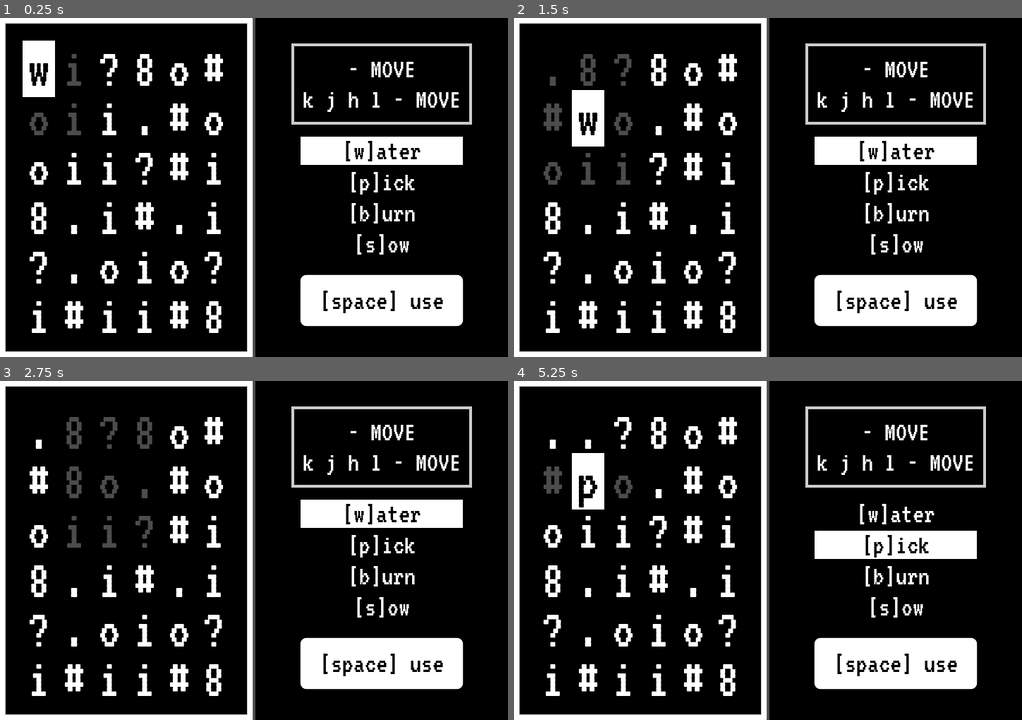
Above: before the commit, frames 1-4 (two rows, left to right).
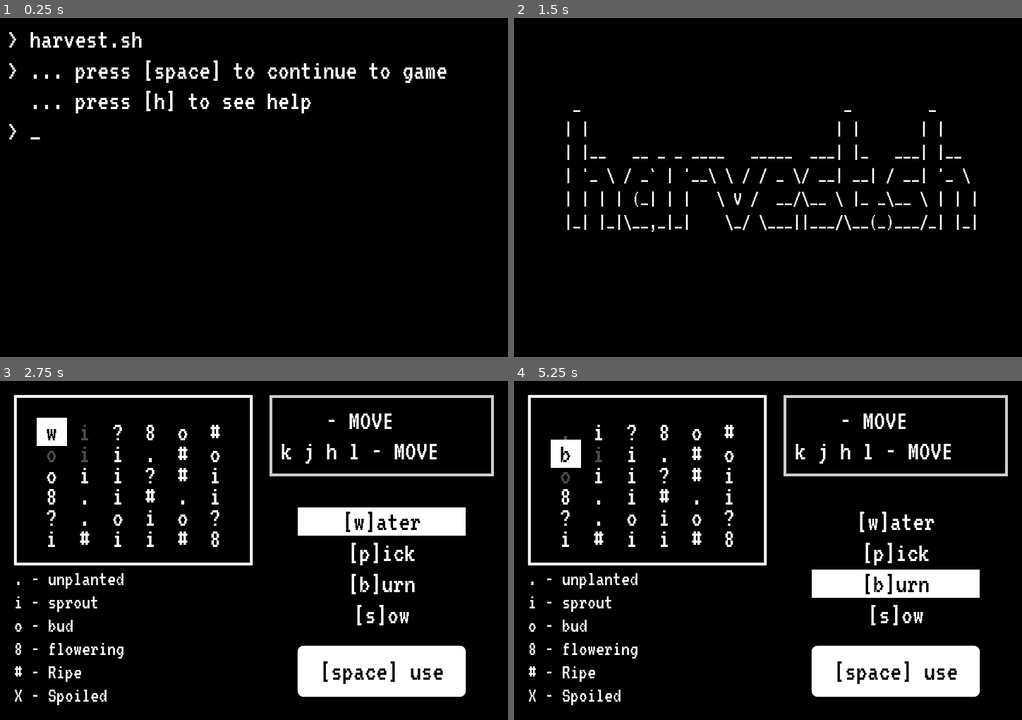
Above: after the commit, the same moments.

Repository: parkernalch/ld_52_harvest
Game: Godot game, scene res://title.tscn
Two runs of this game, one before a commit and one after it. Both use one fixed random seed, a clock stepped at 60 frames per second and the inputs below. Before the commit the project starts from res://world.tscn.
Inputs:
- Up to frame 1 (0.25 s): no input
- Up to frame 2 (1.5 s): tap Space (use_ability) at 0.5, 1.25 s; hold L (move_right) 0.53-1.28 s; hold B (select_burn, bound only after the commit) 0.53-1.28 s; tap P (select_pick, bound only after the commit) at 0.8, 1.35 s; hold J (move_down) from 1.28 s (still down)
- Up to frame 3 (2.75 s): tap S (select_sow, bound only after the commit) at 1.55 s; tap Enter at 2 s; release J (move_down) at 2.03 s; hold L (move_right) from 2.03 s (still down); hold S (select_sow, bound only after the commit) from 2.03 s (still down); tap W (select_water, bound only after the commit) at 2.3 s
- Up to frame 4 (5.25 s): release L (move_right) at 2.78 s; release S (select_sow, bound only after the commit) at 2.78 s; hold Up (move_up) 2.78-3.53 s; tap W (select_water, bound only after the commit) at 2.85 s; tap B (select_burn, bound only after the commit) at 3.05 s; hold Tab (toggle_ability) 3.53-4.28 s; hold H (move_left) 3.53-5.03 s; tap P (select_pick, bound only after the commit) at 3.8 s; tap Space (use_ability) at 4.35 s; tap S (select_sow, bound only after the commit) at 4.55 s; hold J (move_down) from 5.03 s (still down); hold B (select_burn, bound only after the commit) from 5.03 s (still down)

The runs differ from the first frame. In frame 1, 21% of the frame differs, in the area x 0-93%, y 0-100%; in frame 2, 21%; in frame 3, 21%; in frame 4, 24%, in the area x 0-98%, y 0-100%.

Commit message:
add menu

Diff:
--- a/controls.tscn
+++ b/controls.tscn
@@ -61,52 +61,52 @@
 [node name="MarginContainer" type="MarginContainer" parent="."]
 anchor_right = 1.0
 anchor_bottom = 1.0
-custom_constants/margin_right = 24
-custom_constants/margin_top = 24
-custom_constants/margin_left = 24
-custom_constants/margin_bottom = 24
+custom_constants/margin_right = 20
+custom_constants/margin_top = 20
+custom_constants/margin_left = 20
+custom_constants/margin_bottom = 20
 
 [node name="VBoxContainer" type="VBoxContainer" parent="MarginContainer"]
-margin_left = 24.0
-margin_top = 24.0
-margin_right = 334.0
-margin_bottom = 456.0
+margin_left = 20.0
+margin_top = 20.0
+margin_right = 338.0
+margin_bottom = 460.0
 
-[node name="CenterContainer" type="CenterContainer" parent="MarginContainer/VBoxContainer"]
-margin_right = 310.0
-margin_bottom = 140.0
-size_flags_horizontal = 3
-size_flags_vertical = 3
+[node name="CenterContainer" type="MarginContainer" parent="MarginContainer/VBoxContainer"]
+margin_right = 318.0
+margin_bottom = 115.0
 
 [node name="Label" type="Label" parent="MarginContainer/VBoxContainer/CenterContainer"]
-margin_left = 27.0
-margin_top = 12.0
-margin_right = 283.0
-margin_bottom = 127.0
+margin_right = 318.0
+margin_bottom = 115.0
+size_flags_horizontal = 3
+size_flags_vertical = 6
 custom_fonts/font = SubResource( 2 )
 custom_styles/normal = SubResource( 1 )
 text = "↑ ↓ ← → - MOVE
 k j h l - MOVE"
 
 [node name="MarginContainer" type="MarginContainer" parent="MarginContainer/VBoxContainer"]
-margin_top = 144.0
-margin_right = 310.0
-margin_bottom = 432.0
+margin_top = 119.0
+margin_right = 318.0
+margin_bottom = 427.0
 custom_constants/margin_right = 40
-custom_constants/margin_top = 0
+custom_constants/margin_top = 40
 custom_constants/margin_left = 40
 custom_constants/margin_bottom = 0
 
 [node name="ActionToolContainer" type="VBoxContainer" parent="MarginContainer/VBoxContainer/MarginContainer"]
 margin_left = 40.0
-margin_right = 270.0
-margin_bottom = 288.0
+margin_top = 40.0
+margin_right = 278.0
+margin_bottom = 308.0
 size_flags_horizontal = 3
 size_flags_vertical = 3
+alignment = 2
 script = ExtResource( 2 )
 
 [node name="Water" type="Label" parent="MarginContainer/VBoxContainer/MarginContainer/ActionToolContainer"]
-margin_right = 230.0
+margin_right = 238.0
 margin_bottom = 40.0
 custom_fonts/font = SubResource( 3 )
 custom_styles/normal = SubResource( 4 )
@@ -115,7 +115,7 @@
 
 [node name="Thresher" type="Label" parent="MarginContainer/VBoxContainer/MarginContainer/ActionToolContainer"]
 margin_top = 44.0
-margin_right = 230.0
+margin_right = 238.0
 margin_bottom = 84.0
 custom_fonts/font = SubResource( 3 )
 custom_styles/normal = SubResource( 4 )
@@ -124,7 +124,7 @@
 
 [node name="Torch" type="Label" parent="MarginContainer/VBoxContainer/MarginContainer/ActionToolContainer"]
 margin_top = 88.0
-margin_right = 230.0
+margin_right = 238.0
 margin_bottom = 128.0
 custom_fonts/font = SubResource( 3 )
 custom_styles/normal = SubResource( 4 )
@@ -133,7 +133,7 @@
 
 [node name="Seedbag" type="Label" parent="MarginContainer/VBoxContainer/MarginContainer/ActionToolContainer"]
 margin_top = 132.0
-margin_right = 230.0
+margin_right = 238.0
 margin_bottom = 172.0
 custom_fonts/font = SubResource( 3 )
 custom_styles/normal = SubResource( 4 )
@@ -142,14 +142,13 @@
 
 [node name="MarginContainer" type="MarginContainer" parent="MarginContainer/VBoxContainer/MarginContainer/ActionToolContainer"]
 margin_top = 176.0
-margin_right = 230.0
-margin_bottom = 288.0
+margin_right = 238.0
+margin_bottom = 268.0
 custom_constants/margin_top = 20
-custom_constants/margin_bottom = 20
 
 [node name="Label5" type="Label" parent="MarginContainer/VBoxContainer/MarginContainer/ActionToolContainer/MarginContainer"]
 margin_top = 20.0
-margin_right = 230.0
+margin_right = 238.0
 margin_bottom = 92.0
 custom_colors/font_color = Color( 0, 0, 0, 1 )
 custom_fonts/font = SubResource( 3 )
--- a/farm.gd
+++ b/farm.gd
@@ -19,6 +19,7 @@
 	pass
 
 func _input(event):
+	var tool_changed = false
 	if event is InputEventKey:
 		if event.is_action_pressed("move_up"):
 			move_up()
@@ -32,6 +33,22 @@
 			next_tool()
 		if event.is_action_pressed("use_ability"):
 			use_tool()
+		if event.is_action_pressed("select_water"):
+			current_tool = Globals.ACTION_TOOLS.WATER
+			tool_changed = true
+		if event.is_action_pressed("select_burn"):
+			current_tool = Globals.ACTION_TOOLS.TORCH
+			tool_changed = true
+		if event.is_action_pressed("select_pick"):
+			current_tool = Globals.ACTION_TOOLS.THRESHER
+			tool_changed = true
+		if event.is_action_pressed("select_sow"):
+			current_tool = Globals.ACTION_TOOLS.SEEDBAG
+			EventBus.emit_signal("tool_changed", current_tool)
+			tool_changed = true
+	if tool_changed:
+		EventBus.emit_signal("tool_changed", current_tool)
+		select_current_cell()
 
 func populate_farm(random_seed):
 	seed(random_seed)
--- a/farm.tscn
+++ b/farm.tscn
@@ -4,10 +4,10 @@
 
 [sub_resource type="StyleBoxFlat" id=1]
 bg_color = Color( 0, 0, 0, 1 )
-border_width_left = 8
-border_width_top = 8
-border_width_right = 8
-border_width_bottom = 8
+border_width_left = 4
+border_width_top = 4
+border_width_right = 4
+border_width_bottom = 4
 border_color = Color( 1, 1, 1, 1 )
 corner_radius_top_left = 1
 corner_radius_top_right = 1
--- a/farm_label_theme.tres
+++ b/farm_label_theme.tres
@@ -3,7 +3,7 @@
 [ext_resource path="res://fonts/VT323-Regular.ttf" type="DynamicFontData" id=1]
 
 [sub_resource type="DynamicFont" id=1]
-size = 80
+size = 40
 font_data = ExtResource( 1 )
 
 [resource]
--- /dev/null
+++ b/menu.gd
@@ -0,0 +1,55 @@
+extends Panel
+
+onready var menu = $MarginContainer/MenuPrompt
+onready var help = $MarginContainer/HelpPrompt
+onready var title = $MarginContainer/TitleScreen
+
+var game_scene = preload("res://world.tscn")
+
+var current_view = "menu"
+
+func _ready():
+	pass
+
+func _unhandled_key_input(event):
+	if event.pressed and event.scancode == KEY_H:
+		if current_view == "menu":
+			to_help()
+		elif current_view == "help":
+			to_menu()
+	elif event.pressed and event.scancode == KEY_SPACE:
+		if current_view == "menu":
+			to_title()
+		elif current_view == "help":
+			to_menu()
+	elif event.pressed:
+		if current_view == "help":
+			to_menu()
+	pass
+
+func to_menu():
+	print("going to help")
+	menu.set_modulate(Color.white)
+	help.set_modulate(Color.transparent)
+	title.set_modulate(Color.transparent)
+	current_view = "menu"
+
+func to_help():
+	print("going to help")
+	menu.set_modulate(Color.transparent)
+	help.set_modulate(Color.white)
+	title.set_modulate(Color.transparent)
+	current_view = "help"
+
+func to_title():
+	print("going to title")
+	menu.set_modulate(Color.transparent)
+	help.set_modulate(Color.transparent)
+	title.set_modulate(Color.white)
+	current_view = "title"
+	yield(get_tree().create_timer(2.0), "timeout")
+	to_game()
+
+func to_game():
+	print("going to game")
+	get_tree().change_scene_to(game_scene)
--- a/project.godot
+++ b/project.godot
@@ -21,7 +21,7 @@
 [application]
 
 config/name="Harvest"
-run/main_scene="res://world.tscn"
+run/main_scene="res://title.tscn"
 config/icon="res://icon.png"
 
 [autoload]
@@ -75,6 +75,26 @@
 "events": [ Object(InputEventKey,"resource_local_to_scene":false,"resource_name":"","device":0,"alt":false,"shift":false,"control":false,"meta":false,"command":false,"pressed":false,"scancode":32,"physical_scancode":0,"unicode":0,"echo":false,"script":null)
  ]
 }
+select_water={
+"deadzone": 0.5,
+"events": [ Object(InputEventKey,"resource_local_to_scene":false,"resource_name":"","device":0,"alt":false,"shift":false,"control":false,"meta":false,"command":false,"pressed":false,"scancode":87,"physical_scancode":0,"unicode":0,"echo":false,"script":null)
+ ]
+}
+select_burn={
+"deadzone": 0.5,
+"events": [ Object(InputEventKey,"resource_local_to_scene":false,"resource_name":"","device":0,"alt":false,"shift":false,"control":false,"meta":false,"command":false,"pressed":false,"scancode":66,"physical_scancode":0,"unicode":0,"echo":false,"script":null)
+ ]
+}
+select_pick={
+"deadzone": 0.5,
+"events": [ Object(InputEventKey,"resource_local_to_scene":false,"resource_name":"","device":0,"alt":false,"shift":false,"control":false,"meta":false,"command":false,"pressed":false,"scancode":80,"physical_scancode":0,"unicode":0,"echo":false,"script":null)
+ ]
+}
+select_sow={
+"deadzone": 0.5,
+"events": [ Object(InputEventKey,"resource_local_to_scene":false,"resource_name":"","device":0,"alt":false,"shift":false,"control":false,"meta":false,"command":false,"pressed":false,"scancode":83,"physical_scancode":0,"unicode":0,"echo":false,"script":null)
+ ]
+}
 
 [physics]
 
--- /dev/null
+++ b/title.tscn
@@ -0,0 +1,95 @@
+[gd_scene load_steps=6 format=2]
+
+[ext_resource path="res://fonts/VT323-Regular.ttf" type="DynamicFontData" id=1]
+[ext_resource path="res://menu.gd" type="Script" id=2]
+
+[sub_resource type="StyleBoxFlat" id=1]
+bg_color = Color( 0, 0, 0, 1 )
+
+[sub_resource type="DynamicFont" id=2]
+size = 40
+font_data = ExtResource( 1 )
+
+[sub_resource type="DynamicFont" id=3]
+size = 30
+font_data = ExtResource( 1 )
+
+[node name="Menu" type="Panel"]
+anchor_right = 1.0
+anchor_bottom = 1.0
+custom_styles/panel = SubResource( 1 )
+script = ExtResource( 2 )
+
+[node name="MarginContainer" type="MarginContainer" parent="."]
+anchor_right = 1.0
+anchor_bottom = 1.0
+custom_constants/margin_top = 10
+custom_constants/margin_left = 10
+custom_constants/margin_bottom = 10
+
+[node name="MenuPrompt" type="VBoxContainer" parent="MarginContainer"]
+margin_left = 10.0
+margin_top = 10.0
+margin_right = 720.0
+margin_bottom = 470.0
+
+[node name="Label" type="Label" parent="MarginContainer/MenuPrompt"]
+margin_right = 710.0
+margin_bottom = 40.0
+custom_fonts/font = SubResource( 2 )
+text = "> harvest.sh"
+
+[node name="Label2" type="Label" parent="MarginContainer/MenuPrompt"]
+margin_top = 44.0
+margin_right = 710.0
+margin_bottom = 170.0
+custom_fonts/font = SubResource( 2 )
+text = "> ... press [space] to continue to game
+  ... press [h] to see help
+> _"
+
+[node name="HelpPrompt" type="VBoxContainer" parent="MarginContainer"]
+modulate = Color( 1, 1, 1, 0 )
+margin_left = 10.0
+margin_top = 10.0
+margin_right = 720.0
+margin_bottom = 470.0
+
+[node name="Label" type="Label" parent="MarginContainer/HelpPrompt"]
+margin_right = 710.0
+margin_bottom = 40.0
+custom_fonts/font = SubResource( 2 )
+text = "> harvest.sh --help"
+
+[node name="Label2" type="Label" parent="MarginContainer/HelpPrompt"]
+margin_top = 44.0
+margin_right = 710.0
+margin_bottom = 256.0
+custom_fonts/font = SubResource( 2 )
+text = "> ... game by Parker Nalchajian
+  ... created in 20 hours for Ludum Dare 52
+  ... sounds by sfxr and bosca ceoil
+  ... @github/parkernalch/ld_52_harvest
+  ... press any key to continue"
+
+[node name="TitleScreen" type="CenterContainer" parent="MarginContainer"]
+modulate = Color( 1, 1, 1, 0 )
+margin_left = 10.0
+margin_top = 10.0
+margin_right = 720.0
+margin_bottom = 470.0
+
+[node name="Label3" type="Label" parent="MarginContainer/TitleScreen"]
+margin_left = 61.0
+margin_top = 99.0
+margin_right = 649.0
+margin_bottom = 360.0
+custom_fonts/font = SubResource( 3 )
+text = " _                               _         _
+| |                             | |       | |
+| |__   __ _ _ ____   _____  ___| |_   ___| |__
+| '_ \\ / _` | '__\\ \\ / / _ \\/ __| __| / __| '_ \\
+| | | | (_| | |   \\ V /  __/\\__ \\ |_ _\\__ \\ | | |
+|_| |_|\\__,_|_|    \\_/ \\___||___/\\__(_)___/_| |_|
+
+                                                 "
--- a/world.tscn
+++ b/world.tscn
@@ -1,26 +1,71 @@
-[gd_scene load_steps=3 format=2]
+[gd_scene load_steps=6 format=2]
 
 [ext_resource path="res://farm.tscn" type="PackedScene" id=1]
 [ext_resource path="res://controls.tscn" type="PackedScene" id=2]
+[ext_resource path="res://fonts/VT323-Regular.ttf" type="DynamicFontData" id=3]
+
+[sub_resource type="StyleBoxFlat" id=2]
+bg_color = Color( 0, 0, 0, 1 )
+
+[sub_resource type="DynamicFont" id=3]
+size = 30
+font_data = ExtResource( 3 )
 
 [node name="Node2D" type="Node2D"]
 
 [node name="CanvasLayer" type="CanvasLayer" parent="."]
 follow_viewport_enable = true
 
-[node name="HBoxContainer" type="GridContainer" parent="CanvasLayer"]
+[node name="Panel" type="Panel" parent="CanvasLayer"]
+anchor_right = 1.0
+anchor_bottom = 1.0
+custom_styles/panel = SubResource( 2 )
+
+[node name="GridContainer" type="GridContainer" parent="CanvasLayer/Panel"]
 anchor_right = 1.0
 anchor_bottom = 1.0
 size_flags_horizontal = 3
 size_flags_vertical = 3
 columns = 2
 
-[node name="Farm" parent="CanvasLayer/HBoxContainer" instance=ExtResource( 1 )]
-anchor_right = 0.0
-anchor_bottom = 0.0
+[node name="MarginContainer" type="MarginContainer" parent="CanvasLayer/Panel/GridContainer"]
 margin_right = 358.0
 margin_bottom = 480.0
 size_flags_horizontal = 3
 size_flags_vertical = 3
+custom_constants/margin_right = 0
+custom_constants/margin_top = 20
+custom_constants/margin_left = 20
+custom_constants/margin_bottom = 20
 
-[node name="Controls" parent="CanvasLayer/HBoxContainer" instance=ExtResource( 2 )]
+[node name="VBoxContainer" type="VBoxContainer" parent="CanvasLayer/Panel/GridContainer/MarginContainer"]
+margin_left = 20.0
+margin_top = 20.0
+margin_right = 358.0
+margin_bottom = 460.0
+
+[node name="Farm" parent="CanvasLayer/Panel/GridContainer/MarginContainer/VBoxContainer" instance=ExtResource( 1 )]
+anchor_right = 0.0
+anchor_bottom = 0.0
+margin_right = 338.0
+margin_bottom = 241.0
+size_flags_horizontal = 3
+size_flags_vertical = 3
+
+[node name="VBoxContainer" type="VBoxContainer" parent="CanvasLayer/Panel/GridContainer/MarginContainer/VBoxContainer"]
+margin_top = 245.0
+margin_right = 338.0
+margin_bottom = 440.0
+
+[node name="Label" type="Label" parent="CanvasLayer/Panel/GridContainer/MarginContainer/VBoxContainer/VBoxContainer"]
+margin_right = 338.0
+margin_bottom = 195.0
+custom_fonts/font = SubResource( 3 )
+text = ". - unplanted
+i - sprout
+o - bud
+8 - flowering
+# - Ripe
+X - Spoiled  "
+
+[node name="Controls" parent="CanvasLayer/Panel/GridContainer" instance=ExtResource( 2 )]
Not shown, added: build/index.apple-touch-icon.png.import
Not shown, added: build/index.icon.png.import
Not shown, added: build/index.png.import
Not shown, added: export_presets.cfg
Not shown, added: build/.zip
Not shown, added: build/harvest_v0.1.zip
Not shown, added: build/harvest_v0.2.zip
Not shown, added: build/index.apple-touch-icon.png
Not shown, added: build/index.audio.worklet.js
Not shown, added: build/index.html
Not shown, added: build/index.icon.png
Not shown, added: build/index.js
(and 3 more such lines)
